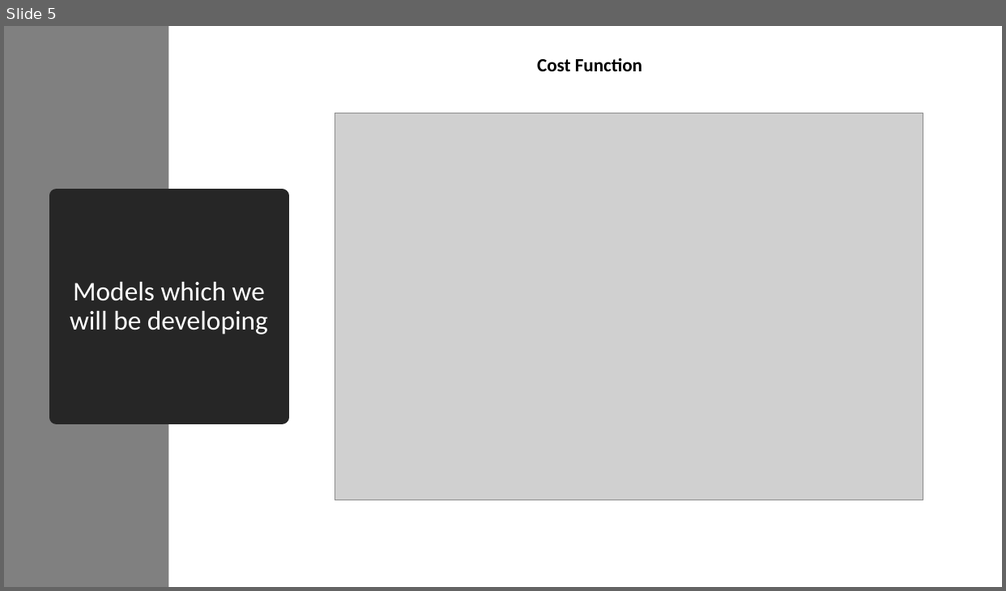
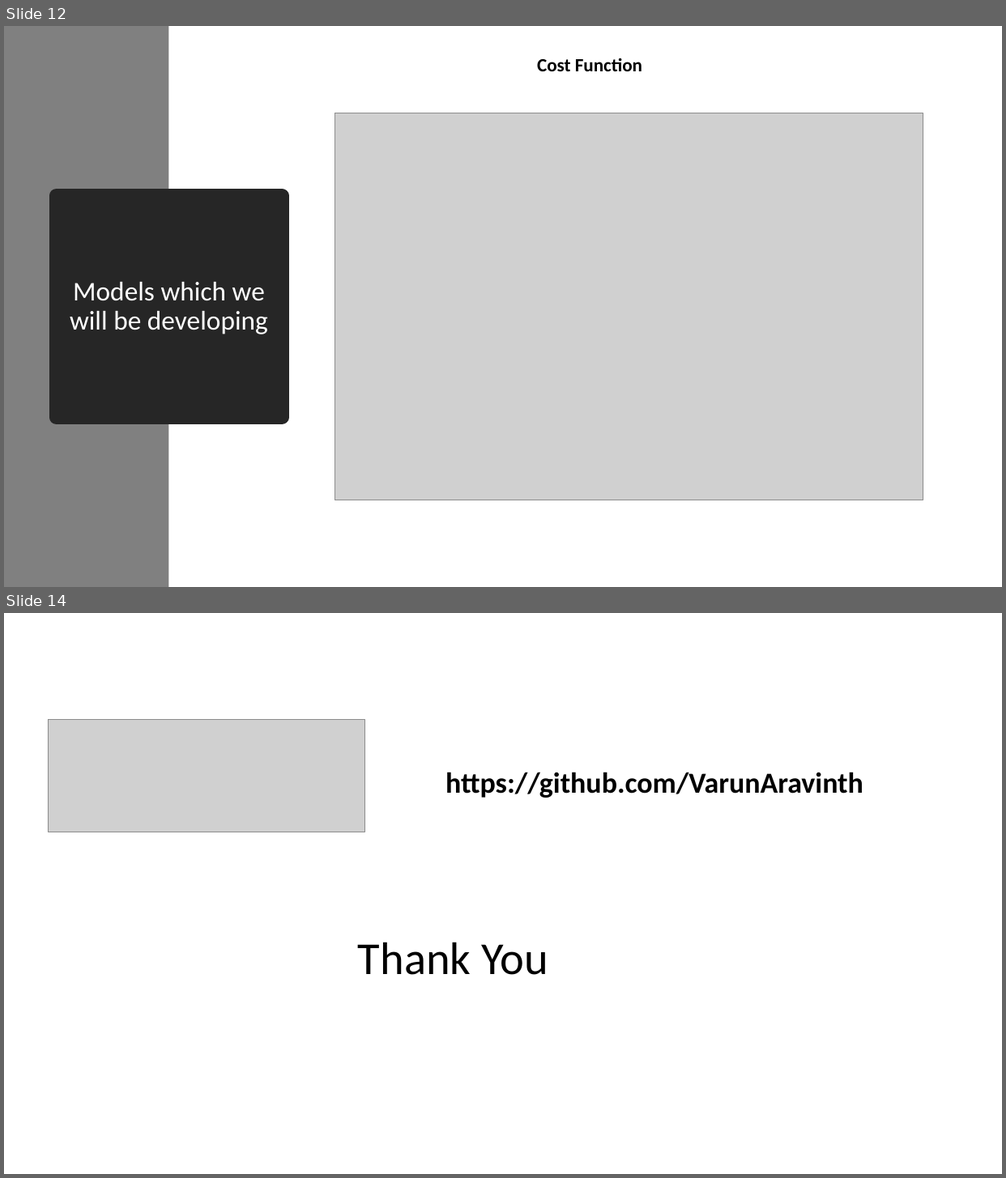
Before and after one commit to VarunAravinth/machine-learning-using-python, a slide deck: machine-learning-using-python/Machine Learning with Python.pptx. Shown one above the other, each under a label of ours: slide 5 before the commit, slides 12 and 14 after it; the slides between them are not shown. The pictures are 1006x591 and 1006x1178 pixels, drawn with LibreOffice and Linux fonts; fonts in the diff are those of the drawing; grey boxes stand for pictures. Boxes give left, top, right and bottom in pixels: in the first picture for what was removed or moved away, otherwise in the second. Text is boxed around its words. In the diff, an @@ line names an element or a change of style, - is before the commit and + after.

```diff
--- a/machine-learning-using-python/Machine Learning with Python.pptx
+++ b/machine-learning-using-python/Machine Learning with Python.pptx
@@ slide 14 added at box(4, 613, 1002, 1174), background #FFFFFF @@
@@ picture added at box(49, 719, 364, 833) @@
@@ text added at box(445, 772, 863, 798), 28 pt, text #000000, bold @@
+https://github.com/VarunAravinth
@@ text added at box(358, 942, 548, 975), 44 pt, text #000000 @@
+Thank You
@@ what was slide 5 is now slide 12 @@
```
Also in this commit, not shown: 2 slides changed, 7 other slides added.
